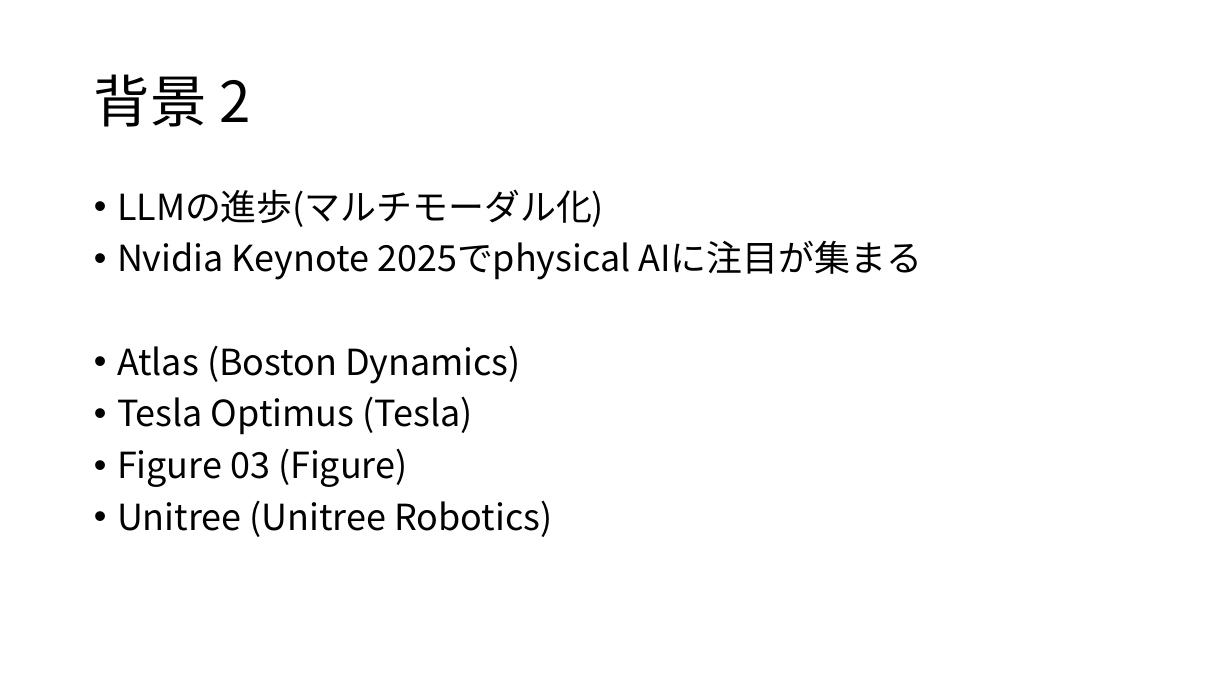
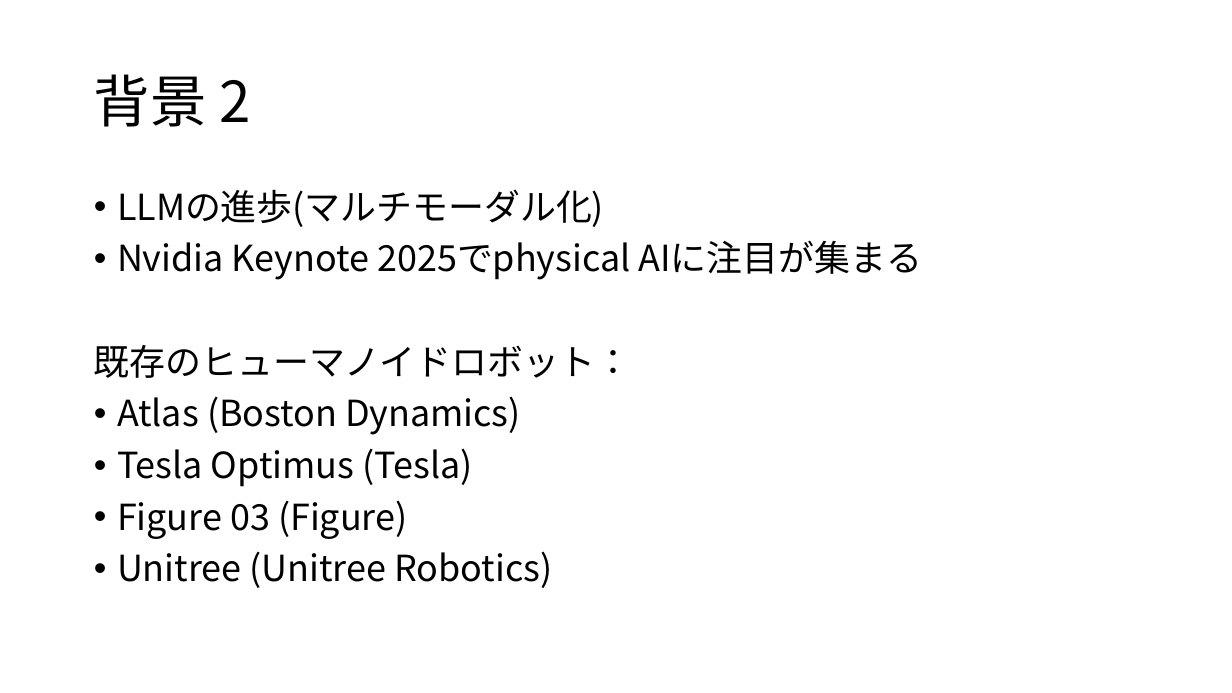
Before and after one commit to HBCpen/Dataset-for-Humanoids-Using-Posture_Estimation_AI, a slide deck: slide 3 of 発表パワーポイント.pptx. Drawn at 1232x693 pixels with LibreOffice and Linux fonts; fonts in the diff are those of the drawing. Boxes give left, top, right and bottom in pixels: in the first picture for what was removed or moved away, otherwise in the second. Text is boxed around its words. In the diff, an @@ line names an element or a change of style, - is before the commit and + after.

Commit message:
ppt更新

```diff
--- a/発表パワーポイント.pptx
+++ b/発表パワーポイント.pptx
@@ text at (x1=94, y1=345, x2=631, y2=378): paragraph added @@
+既存のヒューマノイドロボット：
```
